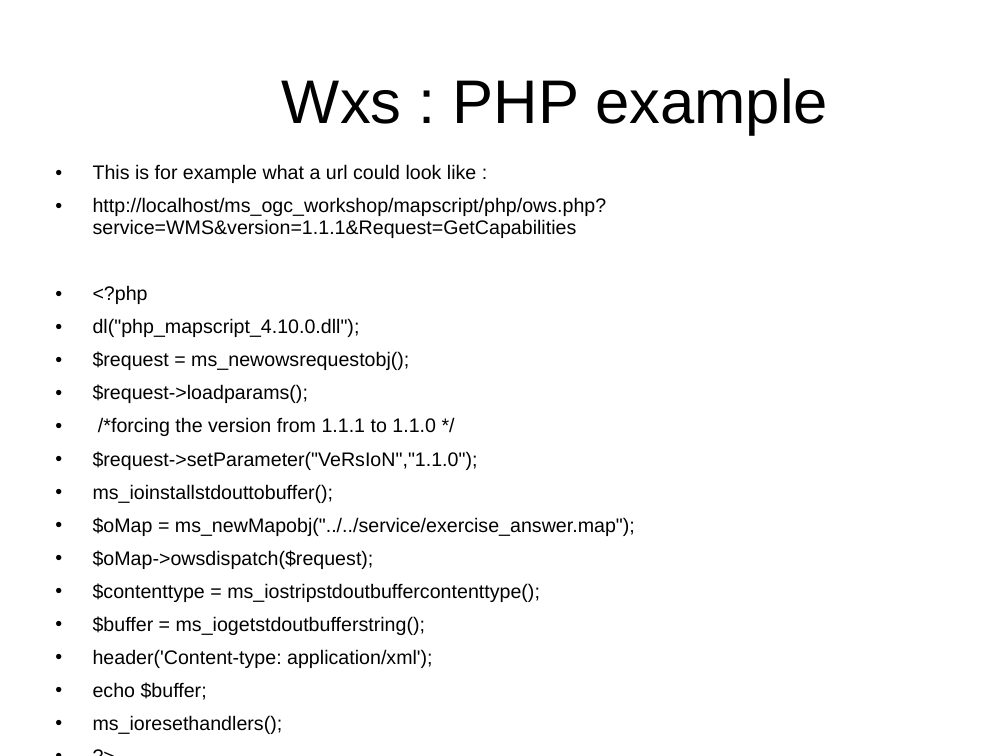
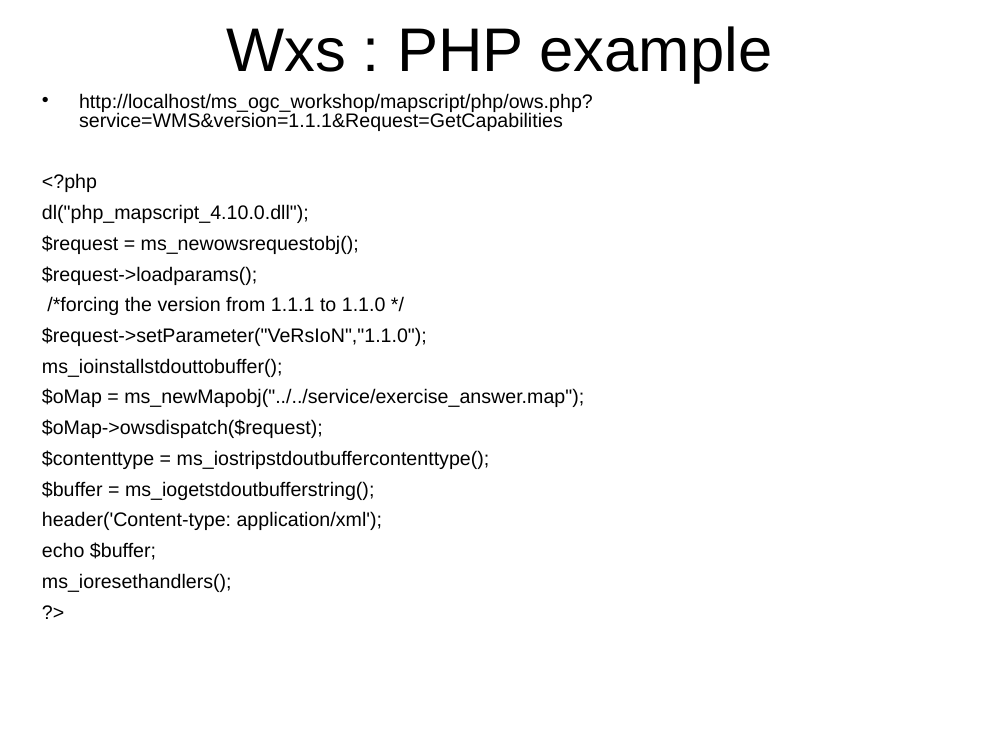
Before and after one commit to MapServer/ms-ogc-workshop, a slide deck: slide 85 of doc/ms_ogc_workshop.ppt. Drawn at 1008x756 pixels with LibreOffice and Linux fonts; fonts in the diff are those of the drawing. Boxes give left, top, right and bottom in pixels: in the first picture for what was removed or moved away, otherwise in the second. Text is boxed around its words. In the diff, an @@ line names an element or a change of style, - is before the commit and + after.

Commit message:
small formatting changes

```diff
--- a/doc/ms_ogc_workshop.ppt
+++ b/doc/ms_ogc_workshop.ppt
@@ title "Wxs : PHP example": place and size @@
-title "Wxs : PHP example" at bbox=[282, 78, 828, 135]
+title "Wxs : PHP example" at bbox=[226, 26, 773, 83]
@@ text "http://localhost/ms_ogc_workshop/mapscript/php/ows.php?servi ...": place and size @@
-text "http://localhost/ms_ogc_workshop/mapscript/php/ows.php?servi ..." at bbox=[93, 164, 635, 734]
+text "http://localhost/ms_ogc_workshop/mapscript/php/ows.php?servi ..." at bbox=[42, 93, 593, 592]
@@ text "http://localhost/ms_ogc_workshop/mapscript/php/ows.php?servi ..." at bbox=[42, 93, 593, 592]: line spacing 0.93 to 0.83; bullet • to none @@
@@ text at bbox=[93, 164, 476, 183]: paragraph removed @@
-• This is for example what a url could look like :
```
Also in this commit, not shown: 2 other slides changed.
